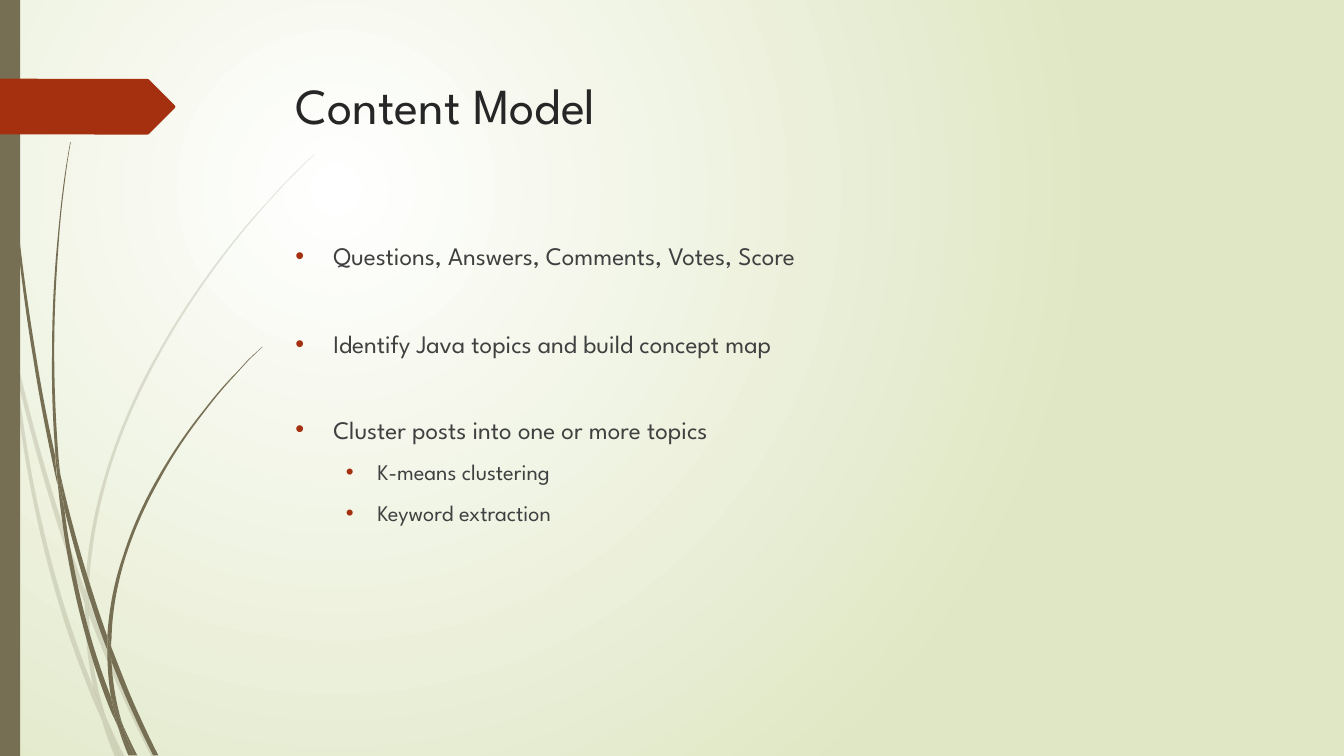
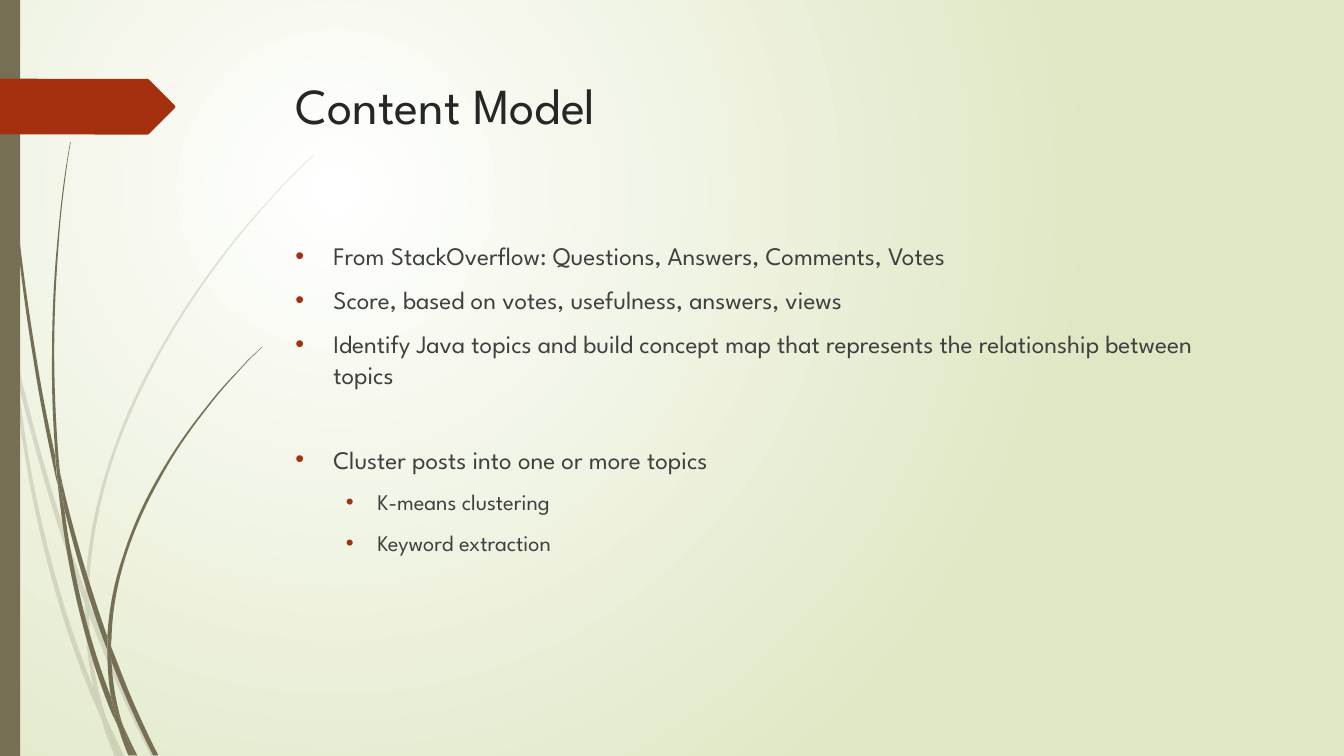
Before and after one commit to aartirao/JavaWithTheFlow, a slide deck: slide 7 of index/ppt/JavaWithTheFlow.pptx (slide 4 before the commit). Drawn at 1344x756 pixels with LibreOffice and Linux fonts; fonts in the diff are those of the drawing. Boxes give left, top, right and bottom in pixels: in the first picture for what was removed or moved away, otherwise in the second. Text is boxed around its words. In the diff, an @@ line names an element or a change of style, - is before the commit and + after.

Commit message:
java with the flow ppt latest

```diff
--- a/index/ppt/JavaWithTheFlow.pptx
+++ b/index/ppt/JavaWithTheFlow.pptx
@@ text at box(333, 247, 1191, 390): text changed @@
-• Questions, Answers, Comments, Votes, Score
-• Identify Java topics and build concept map
+• From StackOverflow: Questions, Answers, Comments, Votes
+• Score, based on votes, usefulness, answers, views
+• Identify Java topics and build concept map that represents the relationship between topics
```
Also in this commit, not shown: 8 other slides changed, 6 slides added, 1 slide removed.
